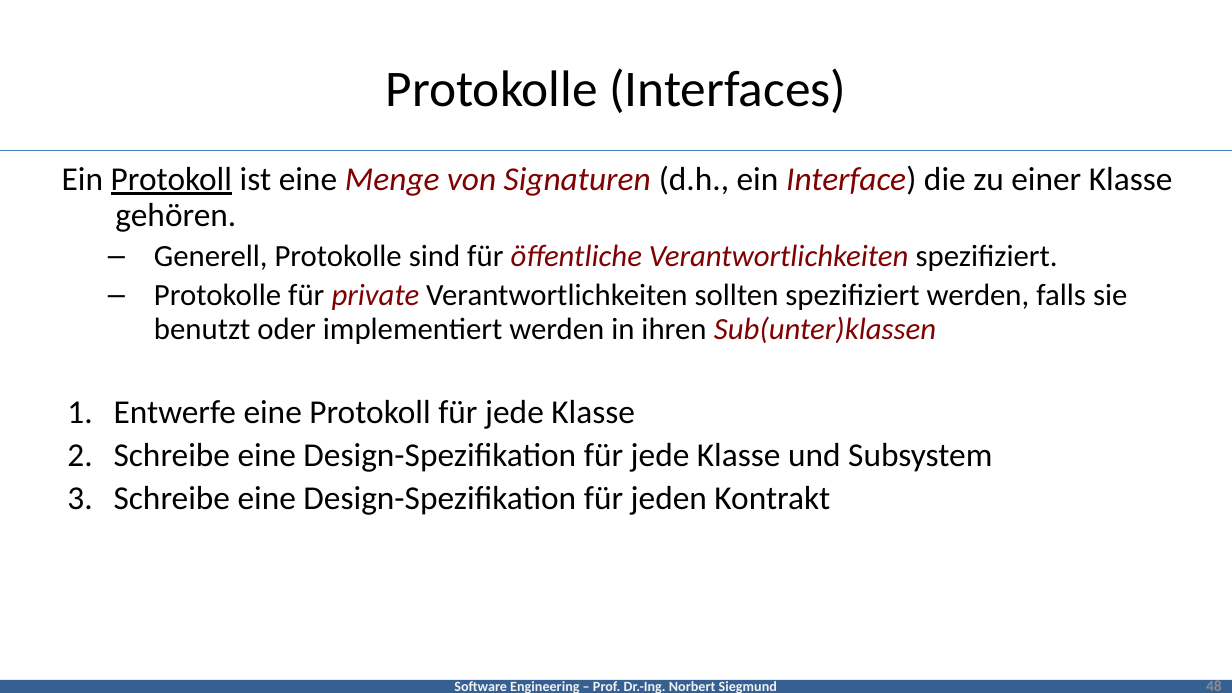
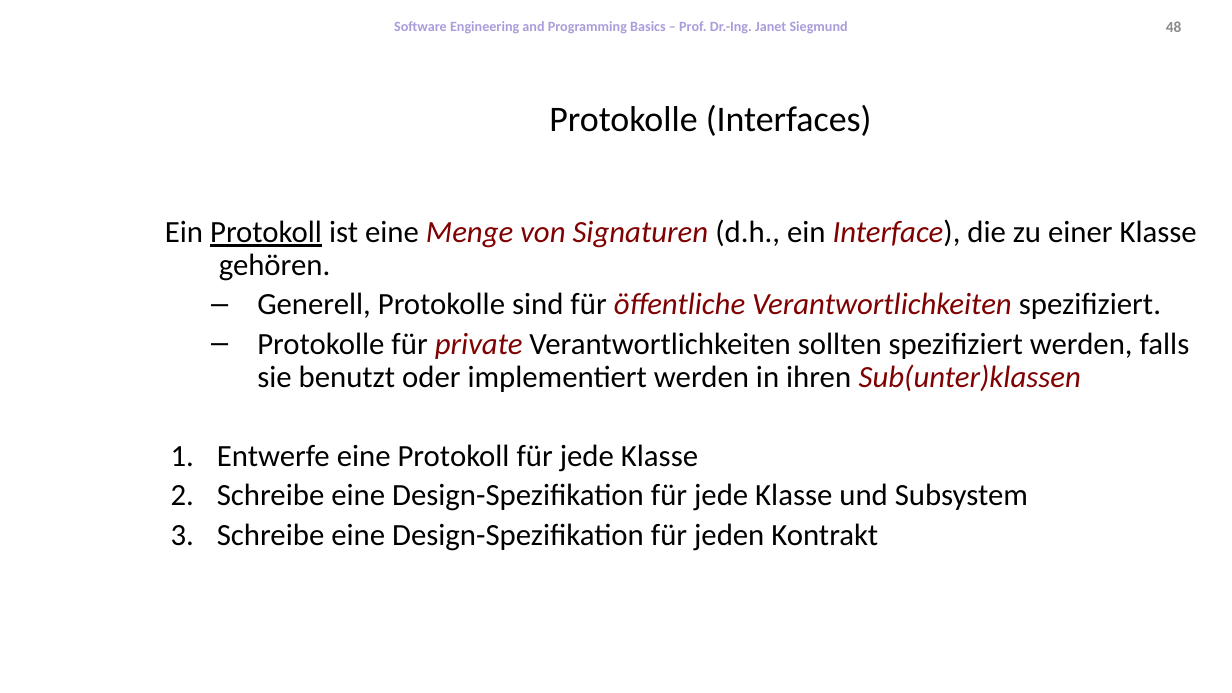
Before and after one commit to feigensp/lehre, a slide deck: slide 48 of se/slides/03_ResponseabilityDrivenDesign.pptx. Drawn at 1232x693 pixels with LibreOffice and Linux fonts; fonts in the diff are those of the drawing; background and template pictures are left out. Boxes give left, top, right and bottom in pixels: in the first picture for what was removed or moved away, otherwise in the second. Text is boxed around its words. In the diff, an @@ line names an element or a change of style, - is before the commit and + after.

Commit message:
Finished Responsibility Driven Design

```diff
--- a/se/slides/03_ResponseabilityDrivenDesign.pptx
+++ b/se/slides/03_ResponseabilityDrivenDesign.pptx
@@ text added at [394,21,848,33], 11 pt, text #AB9DDB, bold @@
+Software Engineering and Programming Basics – Prof. Dr.-Ing. Janet Siegmund
@@ page number: place and size @@
-page number at [1206,678,1222,691]
+page number at [1166,21,1182,32]
@@ title "Protokolle (Interfaces)": place and size @@
-title "Protokolle (Interfaces)" at [386,68,846,113]
+title "Protokolle (Interfaces)" at [549,105,872,136]
@@ title "Protokolle (Interfaces)" at [549,105,872,136]: size 40 to 28 pt @@
@@ line removed from (0, 150) to (1232, 150) @@
@@ text at [165,219,1197,281]: text changed; size 26 to 24 pt @@
-Ein Protokoll ist eine Menge von Signaturen (d.h., ein Interface) die zu einer Klasse gehören.
+Ein Protokoll ist eine Menge von Signaturen (d.h., ein Interface), die zu einer Klasse gehören.
@@ text "Ein Protokoll ist eine Menge ...": place and size @@
-text "Ein Protokoll ist eine Menge ..." at [62,165,1173,515]
+text "Ein Protokoll ist eine Menge ..." at [165,219,1197,551]
@@ text at [217,444,1028,551]: size 26 to 24 pt in "Entwerfe eine Protokoll für jede Klasse", "Schreibe eine Design-Spezifikation für jede Klasse und ...", "Schreibe eine Design-Spezifikation für jeden Kontrakt" @@
@@ rectangle removed at [0,680,1232,693] @@
-Software Engineering – Prof. Dr.-Ing. Norbert Siegmund
```
Also in this commit, not shown: 17 other slides changed.
